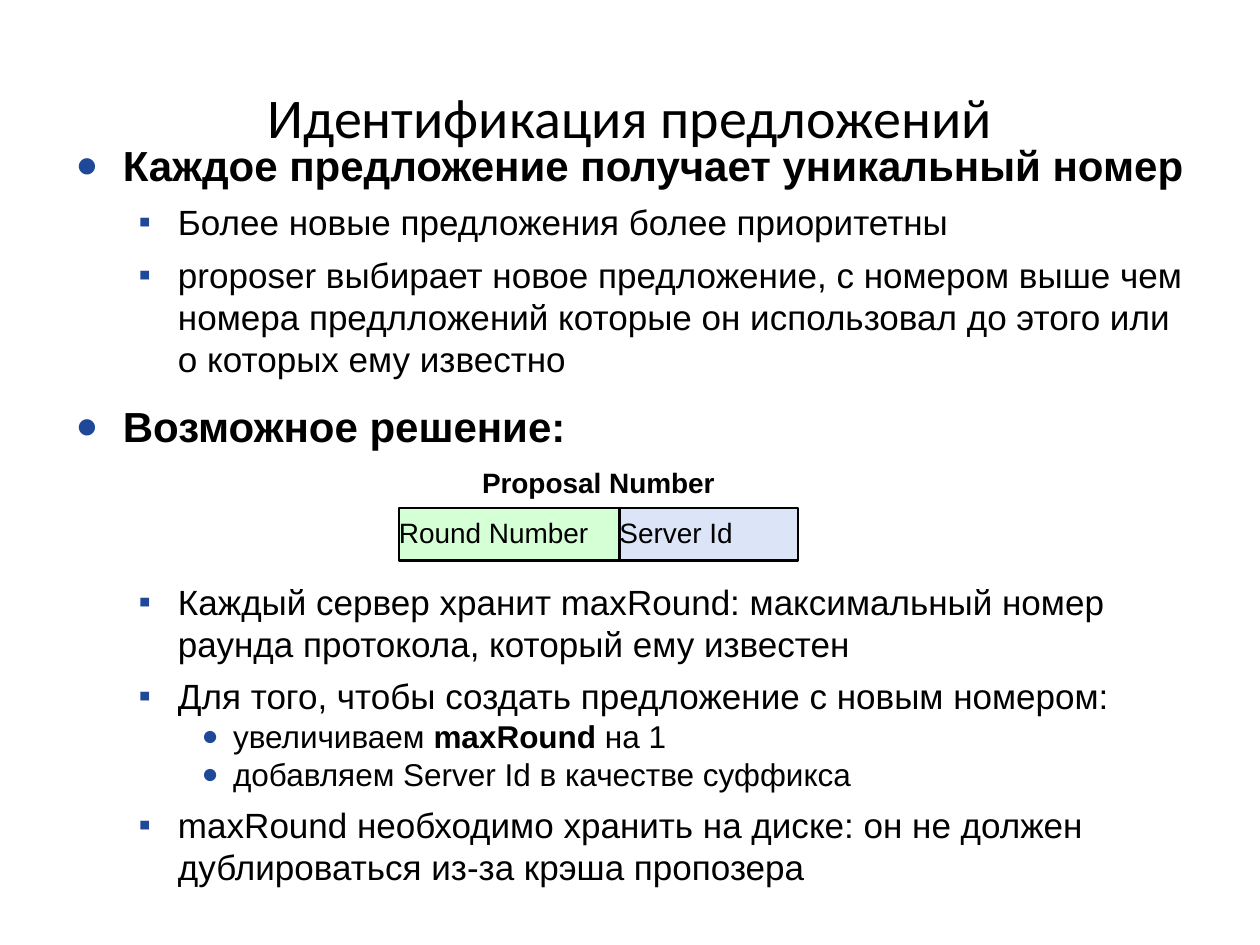
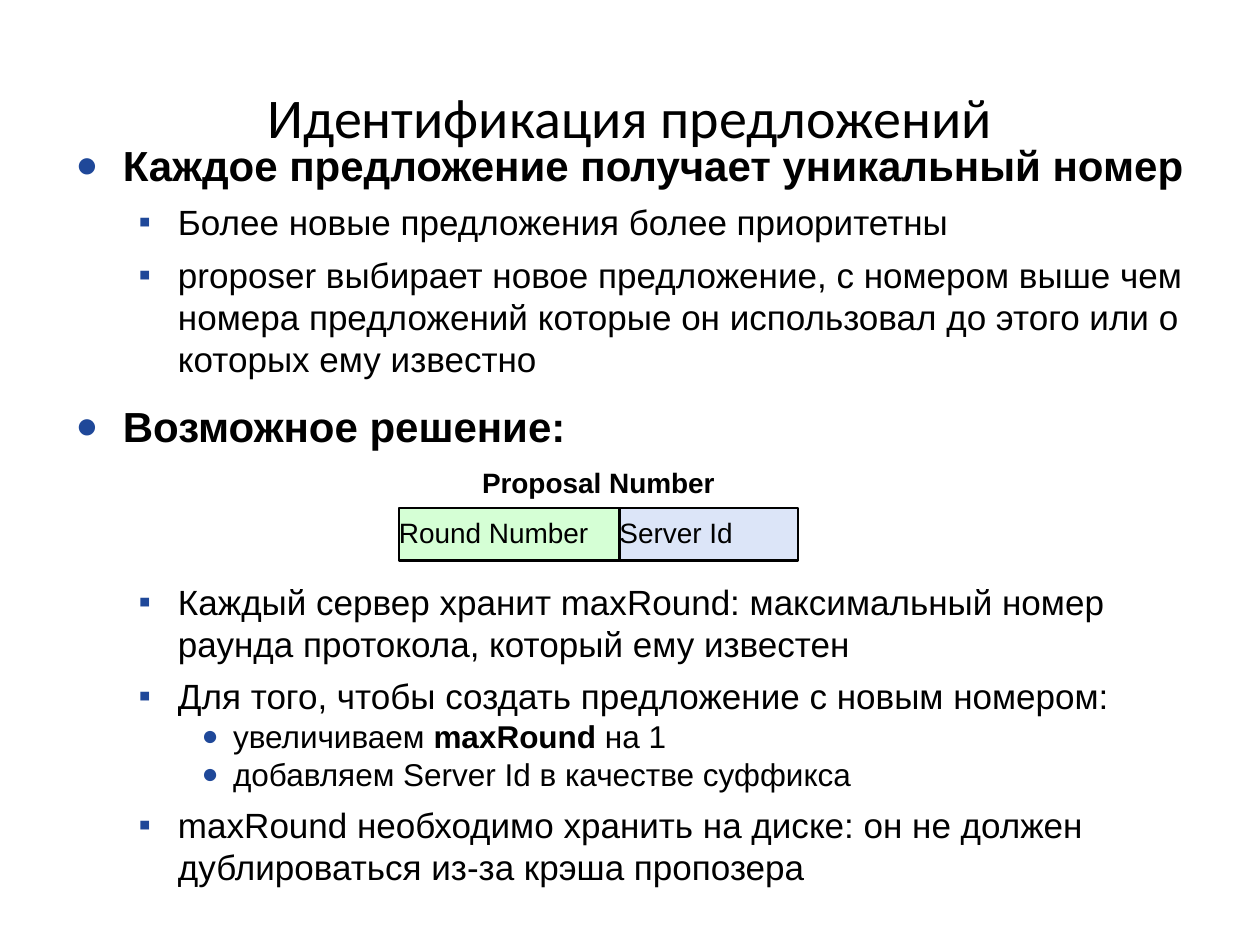
Before and after one commit to kostja/lectures, a slide deck: slide 10 of 2016/11_paxos.odp. Drawn at 1260x945 pixels with LibreOffice and Linux fonts; fonts in the diff are those of the drawing. Boxes give left, top, right and bottom in pixels: in the first picture for what was removed or moved away, otherwise in the second. Text is boxed around its words. In the diff, an @@ line names an element or a change of style, - is before the commit and + after.

```diff
--- a/2016/11_paxos.odp
+++ b/2016/11_paxos.odp
@@ text at (178,262,1182,378): text changed @@
-  ▪ proposer выбирает новое предложение, с номером выше чем номера предлложений которые он использовал до этого или о которых ему известно
+  ▪ proposer выбирает новое предложение, с номером выше чем номера предложений которые он использовал до этого или о которых ему известно
```
Also in this commit, not shown: 9 other slides changed, 1 slide added, 2 other files.
